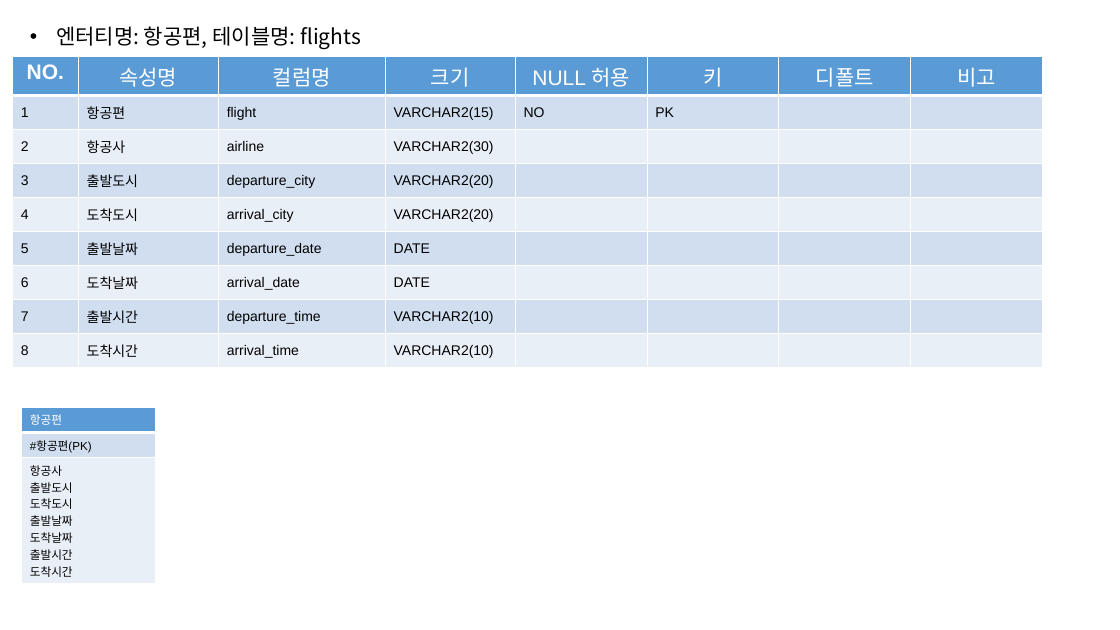
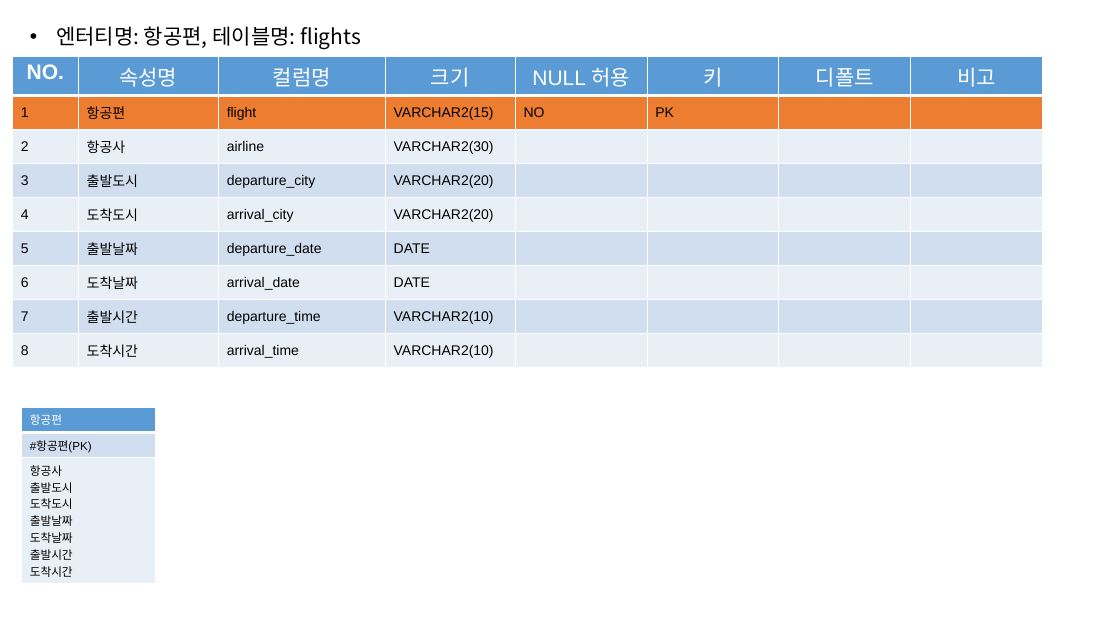
Before and after one commit to tomsnote/portfolio, a slide deck: slide 7 of UML/ERD.pptx. Drawn at 1120x630 pixels with LibreOffice and Linux fonts; fonts in the diff are those of the drawing. Boxes give left, top, right and bottom in pixels: in the first picture for what was removed or moved away, otherwise in the second. Text is boxed around its words. In the diff, an @@ line names an element or a change of style, - is before the commit and + after.

```diff
--- a/UML/ERD.pptx
+++ b/UML/ERD.pptx
@@ table at <box>13,56,1044,363</box> @@
@@ fill #D0DEEF to #ED7D31 in row 2 @@
```
Also in this commit, not shown: 6 other slides changed, 17 other files.
